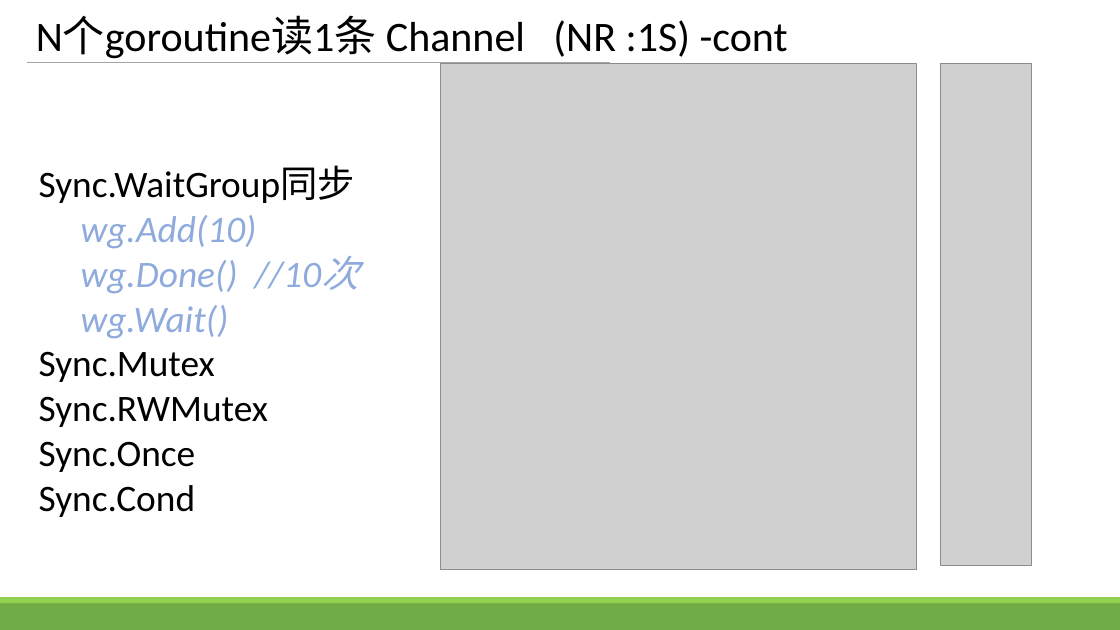
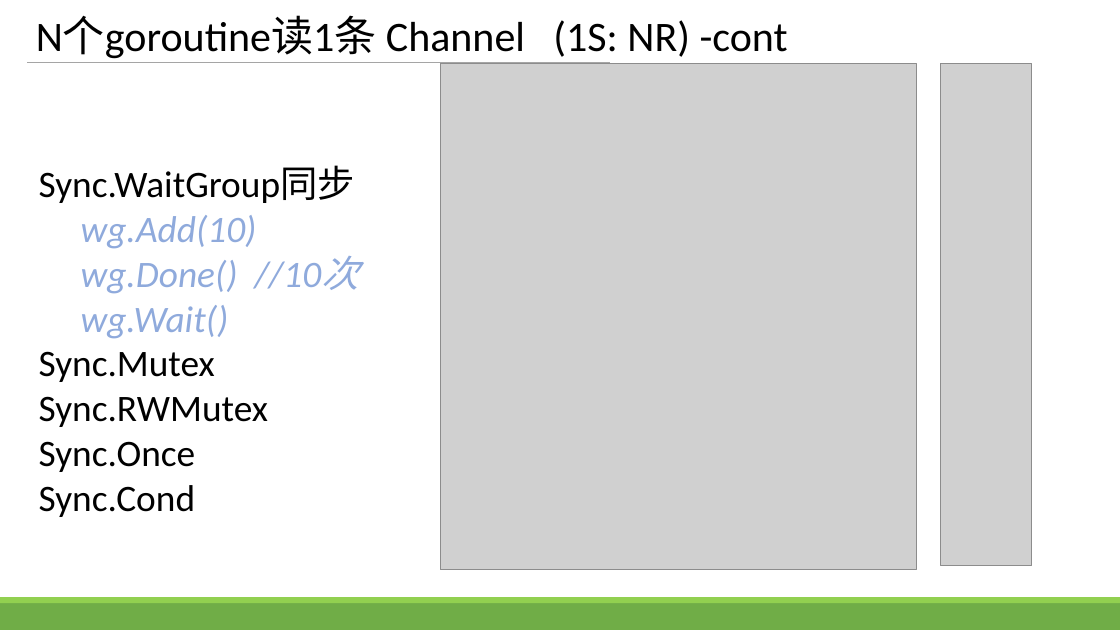
Before and after one commit to zhengbr2/sharing, a slide deck: slide 14 of GolangConcurency.pptx. Drawn at 1120x630 pixels with LibreOffice and Linux fonts; fonts in the diff are those of the drawing; grey boxes stand for pictures. Boxes give left, top, right and bottom in pixels: in the first picture for what was removed or moved away, otherwise in the second. Text is boxed around its words. In the diff, an @@ line names an element or a change of style, - is before the commit and + after.

```diff
--- a/GolangConcurency.pptx
+++ b/GolangConcurency.pptx
@@ title at (x1=36, y1=16, x2=788, y2=59): text changed @@
-N个goroutine读1条 Channel (NR :1S) -cont
+N个goroutine读1条 Channel (1S: NR) -cont
```
Also in this commit, not shown: 5 other slides changed.
